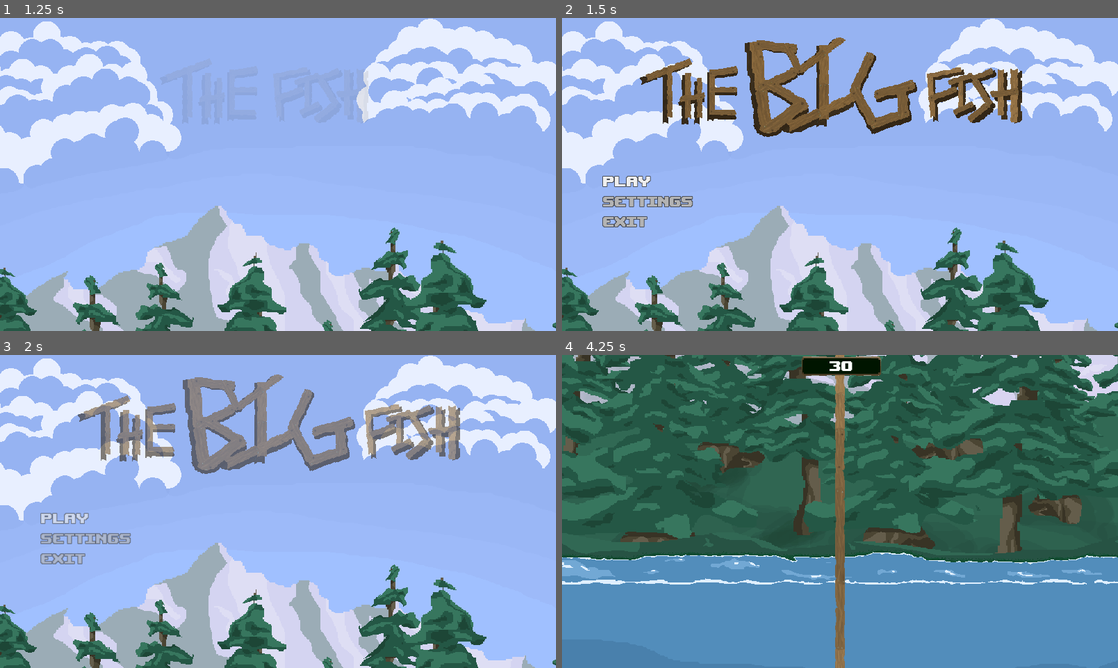
Above: before the commit, frames 1-4 (two rows, left to right).
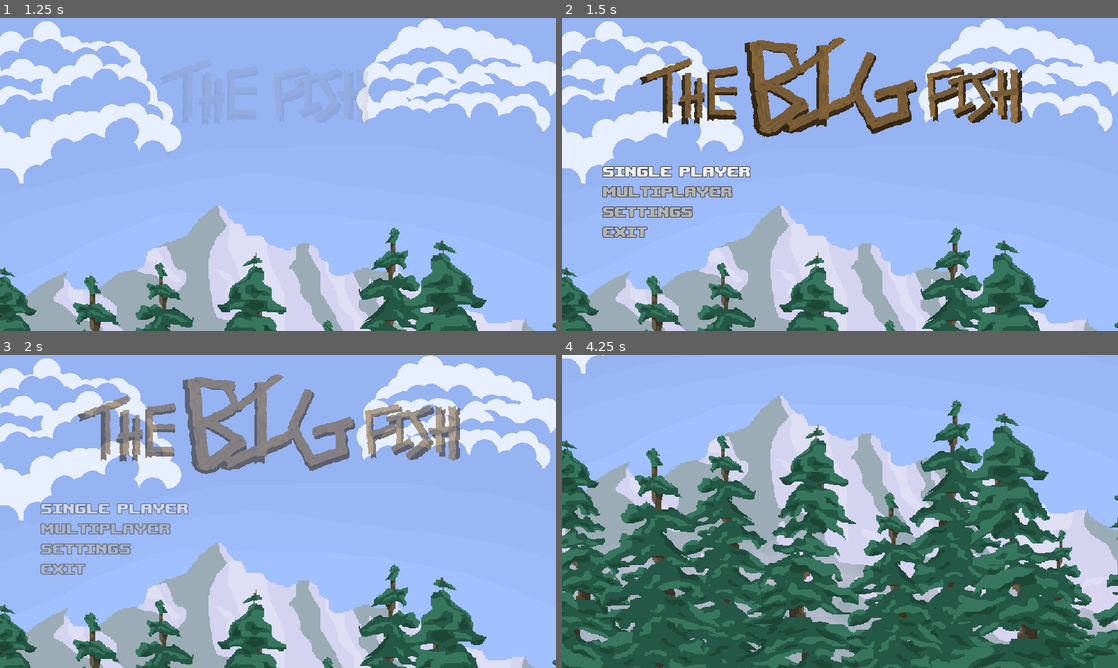
Above: after the commit, the same moments.

Repository: Lunatic-Games/the-big-fish
Game: Godot game, scene res://ui/splash.tscn
Two runs of this game, one before a commit and one after it. Both use one fixed random seed, a clock stepped at 60 frames per second and the inputs below. Video files are missing from this copy of the repository; at most half a second of black plays in their place.
Inputs (mouse positions are in pixels of both pictures, inside the frame that each line leads up to):
- Up to frame 1 (1.25 s): tap Enter (ui_accept) at 0.5, 0.77 s; move the mouse to (400, 158) at 0.52 s; hold Right (ui_right) from 0.53 s (still down); click (400, 158) at 0.67 s
- Up to frame 2 (1.5 s): tap Enter (ui_accept) at 1.25 s; move the mouse to (728, 190) at 1.27 s; release Right (ui_right) at 1.28 s; hold Left (ui_left) from 1.28 s (still down)
- Up to frame 3 (2 s): keep holding Left (ui_left); tap Enter (ui_accept) at 1.52 s
- Up to frame 4 (4.25 s): release Left (ui_left) at 2 s; click (678, 527) at 2 s, where only the run after the commit has a clickable "Multiplayer"; move the mouse to (895, 442) at 2.77 s; hold Right (ui_right) from 2.78 s (still down); move the mouse to (812, 574) at 3.52 s; click (812, 574) at 3.67 s; tap Enter (ui_accept) at 3.77 s

Frame 1 is identical in both runs. In frame 2, 3.0% of the frame differs, in the area x 7-34%, y 47-71%; in frame 3, 2.9%; in frame 4, 90%, in the area x 0-100%, y 0-100%.

Commit message:
Making progress on single player

Diff:
--- a/core/core.gd
+++ b/core/core.gd
@@ -1,20 +1,11 @@
 extends Node2D
 
 var returning_to_main_menu = false
-var single_player = true
 
 # Begin at main menu
 func _ready():
-	"""
-	if single_player:
-		$LeftSide/Viewport/Game/Water/RightSide/Player.set_process(false)
-		$LeftSide.rect_size.x = 1024
-		$LeftSide/Viewport.size.x = 1024
-		$RightSide.visible = false
-		$LeftSide/Viewport/Camera2D.offset.x = 256
-	"""
 	get_tree().paused = true
-	$MainMenu/MarginContainer/VBoxContainer/PlayButton.grab_focus()
+	$MainMenu/MarginContainer/VBoxContainer/SinglePlayerButton.grab_focus()
 	$RightSide/Viewport.world_2d = $LeftSide/Viewport.world_2d
 	#Input.set_mouse_mode(Input.MOUSE_MODE_CAPTURED)
 
@@ -32,7 +23,11 @@
 
 # Start intro transition
 func _on_play_game():
-	$AnimationPlayer.play("intro", 0, 1)
+	if $MainMenu.single_player:
+		$AnimationPlayer.play("intro_single", 0, 1)
+		$LeftSide/Viewport/Game/Water/RightSide/Player.set_process(false)
+	else:
+		$AnimationPlayer.play("intro", 0, 1)
 	$AnimationPlayer.queue("countdown")
 
 # Show settings
@@ -58,7 +53,10 @@
 	$Countdown.visible = false
 	$AnimationPlayer.playback_active = true
 	get_tree().paused = true
-	$AnimationPlayer.play("intro", 0, -2, true)
+	if $MainMenu.single_player:
+		$AnimationPlayer.play("intro_single", 0, -2, true)
+	else:
+		$AnimationPlayer.play("intro", 0, -2, true)
 
 # Game has resumed
 func _on_continue_game():
@@ -85,7 +83,7 @@
 	if returning_to_main_menu:
 		returning_to_main_menu = false
 		$MainMenu.visible = true
-		$MainMenu/MarginContainer/VBoxContainer/PlayButton.grab_focus()
+		$MainMenu/MarginContainer/VBoxContainer/SinglePlayerButton.grab_focus()
 		$MainMenu/AnimationPlayer.play("fade_in")
 		$LeftSide/Viewport/Game.reset()
 	else:
--- a/core/core.tscn
+++ b/core/core.tscn
@@ -313,6 +313,138 @@
 "values": [ 0.0, -20.0, -30.0, -80.0 ]
 }
 
+[sub_resource type="Animation" id=8]
+resource_name = "intro_single"
+length = 6.5
+tracks/0/type = "value"
+tracks/0/path = NodePath("LeftSide/Viewport/Camera2D:position")
+tracks/0/interp = 1
+tracks/0/loop_wrap = true
+tracks/0/imported = false
+tracks/0/enabled = true
+tracks/0/keys = {
+"times": PoolRealArray( 0, 4, 4.9, 6.5 ),
+"transitions": PoolRealArray( 1, 1, 1, 1 ),
+"update": 0,
+"values": [ Vector2( -256, -150 ), Vector2( -256, 512 ), Vector2( -256, 512 ), Vector2( -768, 512 ) ]
+}
+tracks/1/type = "value"
+tracks/1/path = NodePath("RightSide/Viewport/Camera2D:position")
+tracks/1/interp = 1
+tracks/1/loop_wrap = true
+tracks/1/imported = false
+tracks/1/enabled = true
+tracks/1/keys = {
+"times": PoolRealArray( 0, 4, 4.9, 6.5 ),
+"transitions": PoolRealArray( 1, 1, 1, 1 ),
+"update": 0,
+"values": [ Vector2( 256, -150 ), Vector2( 256, 512 ), Vector2( 256, 512 ), Vector2( -256, 512 ) ]
+}
+tracks/2/type = "value"
+tracks/2/path = NodePath("LeftSide/Viewport/Game/MountainsLeft:position")
+tracks/2/interp = 1
+tracks/2/loop_wrap = true
+tracks/2/imported = false
+tracks/2/enabled = true
+tracks/2/keys = {
+"times": PoolRealArray( 0, 4.9, 6.5 ),
+"transitions": PoolRealArray( 1, 1, 1 ),
+"update": 0,
+"values": [ Vector2( -384, -18 ), Vector2( -384, -18 ), Vector2( -640, -18 ) ]
+}
+tracks/3/type = "value"
+tracks/3/path = NodePath("LeftSide/Viewport/Game/MountainsRight:position")
+tracks/3/interp = 1
+tracks/3/loop_wrap = true
+tracks/3/imported = false
+tracks/3/enabled = true
+tracks/3/keys = {
+"times": PoolRealArray( 0, 4.9, 6.5 ),
+"transitions": PoolRealArray( 1, 1, 1 ),
+"update": 0,
+"values": [ Vector2( 384, -18 ), Vector2( 384, -18 ), Vector2( 124, -18 ) ]
+}
+tracks/4/type = "value"
+tracks/4/path = NodePath("LeftSide/Viewport/Game/ForestLeft:position")
+tracks/4/interp = 1
+tracks/4/loop_wrap = true
+tracks/4/imported = false
+tracks/4/enabled = true
+tracks/4/keys = {
+"times": PoolRealArray( 0, 4, 4.9, 6.5 ),
+"transitions": PoolRealArray( 1, 1, 1, 1 ),
+"update": 0,
+"values": [ Vector2( -448, 200 ), Vector2( -448, 120 ), Vector2( -448, 120 ), Vector2( -576, 120 ) ]
+}
+tracks/5/type = "value"
+tracks/5/path = NodePath("LeftSide/Viewport/Game/ForestRight:position")
+tracks/5/interp = 1
+tracks/5/loop_wrap = true
+tracks/5/imported = false
+tracks/5/enabled = true
+tracks/5/keys = {
+"times": PoolRealArray( 0, 4, 4.9, 6.5 ),
+"transitions": PoolRealArray( 1, 1, 1, 1 ),
+"update": 0,
+"values": [ Vector2( 448, 200 ), Vector2( 448, 120 ), Vector2( 448, 120 ), Vector2( 320, 120 ) ]
+}
+tracks/6/type = "value"
+tracks/6/path = NodePath("LeftSide/Viewport/Game/Water:position")
+tracks/6/interp = 1
+tracks/6/loop_wrap = true
+tracks/6/imported = false
+tracks/6/enabled = true
+tracks/6/keys = {
+"times": PoolRealArray( 0, 4, 6.5 ),
+"transitions": PoolRealArray( 1, 1, 1 ),
+"update": 0,
+"values": [ Vector2( 0, 600 ), Vector2( 0, 520 ), Vector2( 0, 520 ) ]
+}
+tracks/7/type = "value"
+tracks/7/path = NodePath("Clock:visible")
+tracks/7/interp = 1
+tracks/7/loop_wrap = true
+tracks/7/imported = false
+tracks/7/enabled = true
+tracks/7/keys = {
+"times": PoolRealArray( 4.2, 4.6 ),
+"transitions": PoolRealArray( 1, 1 ),
+"update": 1,
+"values": [ false, true ]
+}
+tracks/8/type = "method"
+tracks/8/path = NodePath(".")
+tracks/8/interp = 1
+tracks/8/loop_wrap = true
+tracks/8/imported = false
+tracks/8/enabled = true
+tracks/8/keys = {
+"times": PoolRealArray( 0, 4.6, 6.5 ),
+"transitions": PoolRealArray( 1, 1, 1 ),
+"values": [ {
+"args": [  ],
+"method": "intro_start"
+}, {
+"args": [  ],
+"method": "play_slap"
+}, {
+"args": [  ],
+"method": "intro_end"
+} ]
+}
+tracks/9/type = "value"
+tracks/9/path = NodePath("MainMenuMusic:volume_db")
+tracks/9/interp = 1
+tracks/9/loop_wrap = true
+tracks/9/imported = false
+tracks/9/enabled = true
+tracks/9/keys = {
+"times": PoolRealArray( 0, 3.3, 3.7, 4 ),
+"transitions": PoolRealArray( 1, 1, 1, 1 ),
+"update": 0,
+"values": [ 0.0, -20.0, -30.0, -80.0 ]
+}
+
 [sub_resource type="Animation" id=7]
 resource_name = "fade_out"
 length = 2.0
@@ -471,6 +603,7 @@
 anims/countdown = SubResource( 3 )
 anims/fade_in = SubResource( 4 )
 anims/intro = SubResource( 5 )
+anims/intro_single = SubResource( 8 )
 
 [node name="BlackRect" type="ColorRect" parent="."]
 anchor_right = 1.0
--- a/project.godot
+++ b/project.godot
@@ -29,7 +29,6 @@
 [display]
 
 window/size/height=576
-window/size/fullscreen=true
 window/stretch/mode="2d"
 window/stretch/aspect="keep"
 
--- a/ui/main_menu.gd
+++ b/ui/main_menu.gd
@@ -3,11 +3,20 @@
 signal play_game
 signal go_to_settings
 
+var single_player = false
+
 # Begin game intro
-func _on_PlayButton_pressed():
+func _on_SinglePlayerButton_pressed():
 	if $AnimationPlayer.current_animation != "fade_out":
 		$AcceptSFX.play()
-	$AnimationPlayer.play("fade_out")
+		$AnimationPlayer.play("fade_out")
+		single_player = true
+
+func _on_MultiplayerButton_pressed():
+	if $AnimationPlayer.current_animation != "fade_out":
+		$AcceptSFX.play()
+		$AnimationPlayer.play("fade_out")
+		single_player = false
 
 func _process(_delta):
 	if visible and Input.is_action_just_pressed("ui_accept"):
--- a/ui/main_menu.tscn
+++ b/ui/main_menu.tscn
@@ -205,7 +205,7 @@
 "values": [ Color( 1, 1, 1, 0 ), Color( 1, 1, 1, 1 ) ]
 }
 tracks/10/type = "method"
-tracks/10/path = NodePath("MarginContainer/VBoxContainer/PlayButton")
+tracks/10/path = NodePath("MarginContainer/VBoxContainer/SinglePlayerButton")
 tracks/10/interp = 1
 tracks/10/loop_wrap = true
 tracks/10/imported = false
@@ -298,7 +298,7 @@
 modulate = Color( 1, 1, 1, 0 )
 margin_left = 75.0
 margin_top = 100.0
-margin_right = 245.0
+margin_right = 351.0
 margin_bottom = 576.0
 size_flags_horizontal = 0
 alignment = 1
@@ -306,12 +306,19 @@
 "_edit_use_anchors_": false
 }
 
-[node name="PlayButton" parent="MarginContainer/VBoxContainer" instance=ExtResource( 1 )]
+[node name="SinglePlayerButton" parent="MarginContainer/VBoxContainer" instance=ExtResource( 1 )]
 margin_top = 184.0
 margin_right = 170.0
 margin_bottom = 217.0
 custom_styles/hover = SubResource( 1 )
-text = "Play"
+text = "Single player"
+
+[node name="MultiplayerButton" parent="MarginContainer/VBoxContainer" instance=ExtResource( 1 )]
+margin_top = 184.0
+margin_right = 170.0
+margin_bottom = 217.0
+custom_styles/hover = SubResource( 1 )
+text = "Multiplayer"
 
 [node name="SettingsButton" parent="MarginContainer/VBoxContainer" instance=ExtResource( 1 )]
 margin_top = 221.0
@@ -338,6 +345,7 @@
 [node name="ExitSFX" type="AudioStreamPlayer" parent="."]
 stream = ExtResource( 6 )
 bus = "SFX"
-[connection signal="pressed" from="MarginContainer/VBoxContainer/PlayButton" to="." method="_on_PlayButton_pressed"]
+[connection signal="pressed" from="MarginContainer/VBoxContainer/SinglePlayerButton" to="." method="_on_SinglePlayerButton_pressed"]
+[connection signal="pressed" from="MarginContainer/VBoxContainer/MultiplayerButton" to="." method="_on_MultiplayerButton_pressed"]
 [connection signal="pressed" from="MarginContainer/VBoxContainer/SettingsButton" to="." method="_on_SettingsButton_pressed"]
 [connection signal="pressed" from="MarginContainer/VBoxContainer/ExitButton" to="." method="_on_ExitButton_pressed"]
--- a/ui/settings_menu.gd
+++ b/ui/settings_menu.gd
@@ -57,14 +57,14 @@
 		/ $VBoxContainer/MusicContainer/HSlider.max_value)
 	AudioServer.set_bus_volume_db(AudioServer.get_bus_index("Music"),
 		linear2db(value))
-	ResourceSaver.save("default_bus_layout.tres", AudioServer.generate_bus_layout())
+	var _err = ResourceSaver.save("default_bus_layout.tres", AudioServer.generate_bus_layout())
 
 func update_sfx():
 	var value = ($VBoxContainer/SFXContainer/HSlider.value
 		/ $VBoxContainer/SFXContainer/HSlider.max_value)
 	AudioServer.set_bus_volume_db(AudioServer.get_bus_index("SFX"),
 		linear2db(value))
-	ResourceSaver.save("default_bus_layout.tres", AudioServer.generate_bus_layout())
+	var _err = ResourceSaver.save("default_bus_layout.tres", AudioServer.generate_bus_layout())
 
 # Toggle fullscreen
 func _on_Fullscreen_pressed():
Not shown: 1 places in core/core.tscn that only renumber resources
Binary file removed: fish/glowing_gandersnatch_big.png
Not shown, removed: fish/glowing_gandersnatch_big.png.import
Binary file removed: fish/sapphire_jack_big.png
Not shown, removed: fish/sapphire_jack_big.png.import
Binary file removed: fish/small_snout_shod_big.png
Not shown, removed: fish/small_snout_shod_big.png.import
Binary file removed: fish/three_eyed_warblur_big.png
Not shown, removed: fish/three_eyed_warblur_big.png.import
